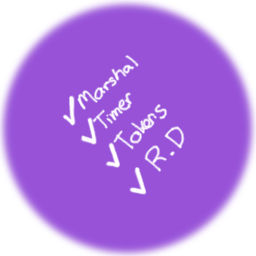
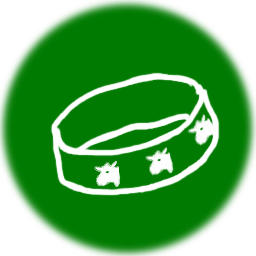
Comparing the layer stacks of the two w=256, h=256 images. Changes:
hid "volunteer-volunteer-coordinator" over <box>62,54,186,196</box>
showed "runner-cowell-club" over <box>50,72,220,196</box>
showed "green - 007b00" over <box>0,0,256,256</box>
hid "volunteer - 9853d3" over <box>0,0,256,256</box>
